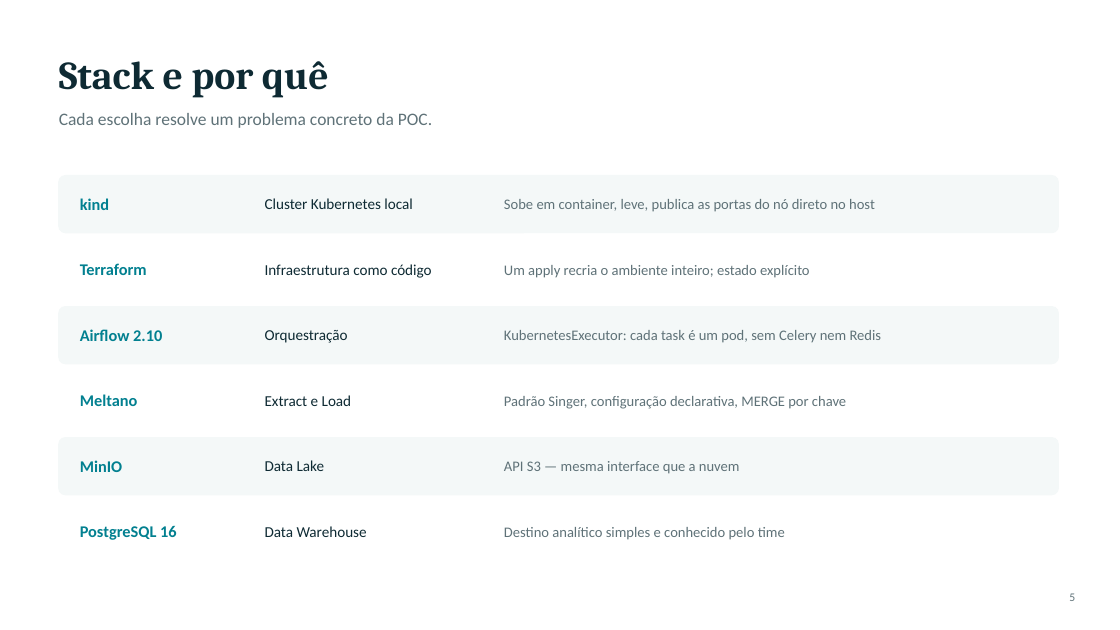
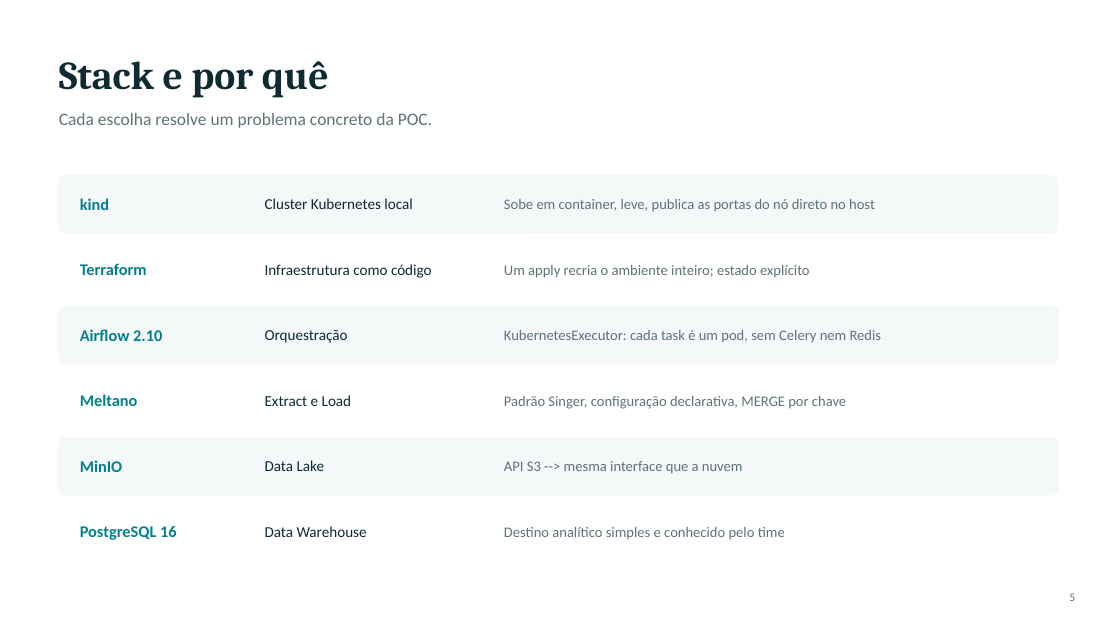
Before and after one commit to dwsilva/de_cert_indicium, a slide deck: slide 5 of docs/apresentacao.pptx. Drawn at 1120x630 pixels with LibreOffice and Linux fonts; fonts in the diff are those of the drawing. Boxes give left, top, right and bottom in pixels: in the first picture for what was removed or moved away, otherwise in the second. Text is boxed around its words. In the diff, an @@ line names an element or a change of style, - is before the commit and + after.

```diff
--- a/docs/apresentacao.pptx
+++ b/docs/apresentacao.pptx
@@ text at bbox=[504, 461, 743, 474]: text changed @@
-API S3 — mesma interface que a nuvem
+API S3 --> mesma interface que a nuvem
```
Also in this commit, not shown: 4 other slides changed, 5 other files.
